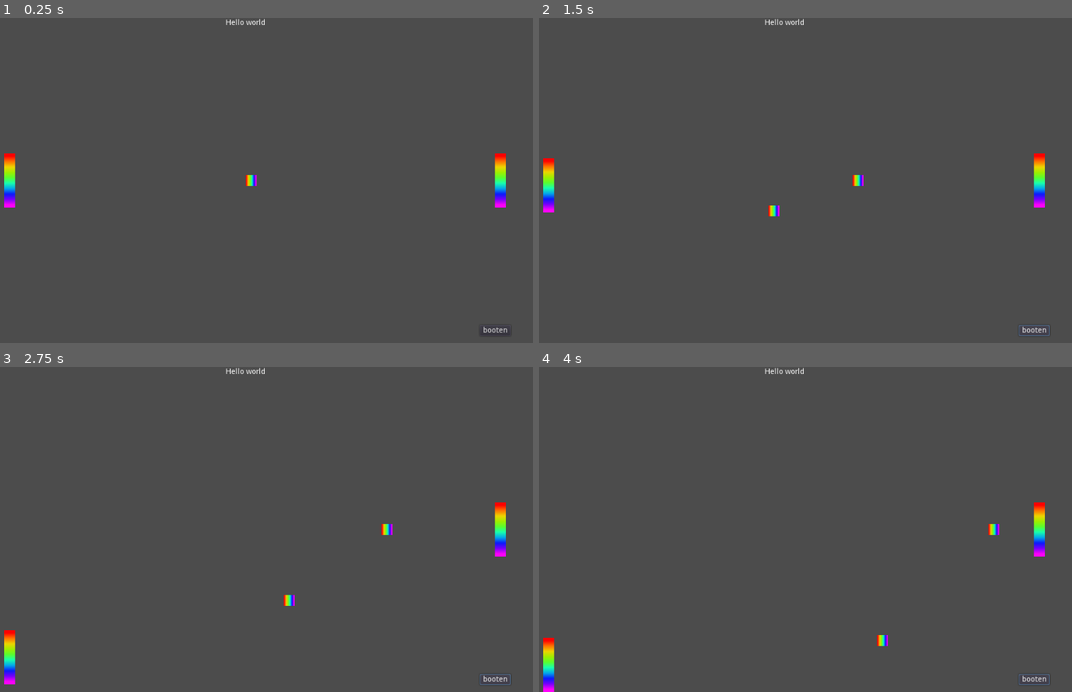
Above: before the commit, frames 1-4 (two rows, left to right).
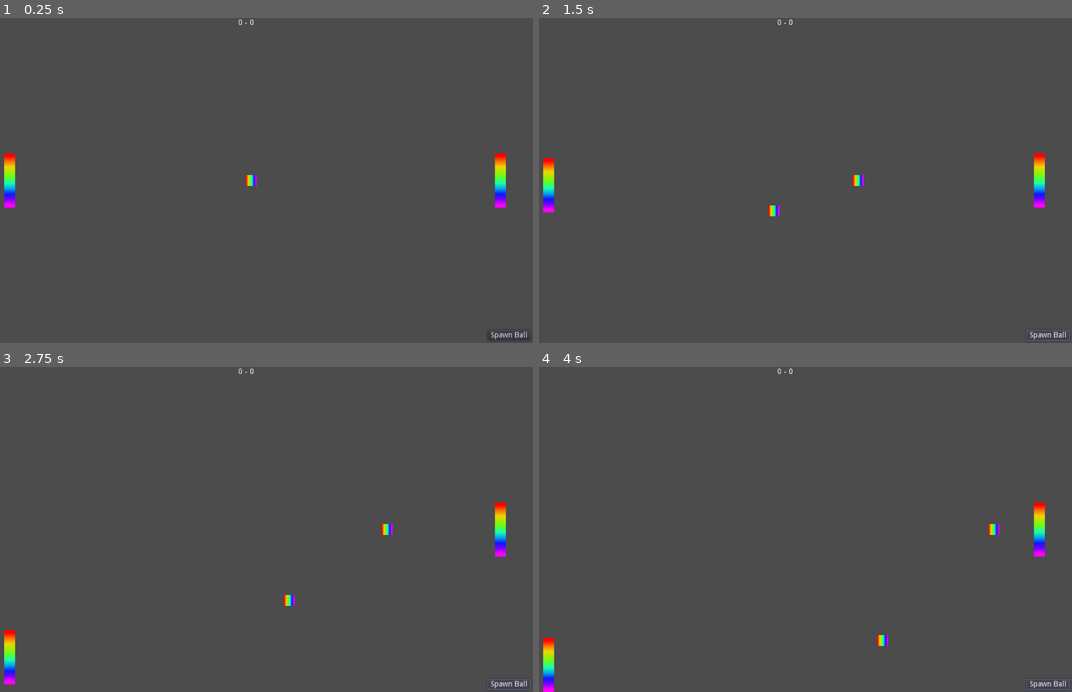
Above: after the commit, the same moments.

Repository: ricekab/godot-pongclone
Game: Godot game, scene res://scenes/game.tscn
Two runs of this game, one before a commit and one after it. Both use one fixed random seed, a clock stepped at 60 frames per second and the inputs below.
Inputs:
- Up to frame 1 (0.25 s): no input
- Up to frame 2 (1.5 s): click "booten" (after the commit: "Spawn Ball") at 0.5 s; hold Right (ui_right) from 1.28 s (still down)
- Up to frame 3 (2.75 s): release Right (ui_right) at 2.03 s; hold Left (ui_left) from 2.03 s (still down)
- Up to frame 4 (4 s): release Left (ui_left) at 2.78 s; hold Right (ui_right) from 2.78 s (still down)

The runs differ from the first frame. In frame 1, 0.2% of the frame differs, in the area x 42-100%, y 0-100%; in frame 2, 0.2%; in frame 3, 0.2%; in frame 4, 0.2%.

Commit message:
Added score text in UI, responding to score_changed signal

Diff:
--- a/entities/game_ui.gd
+++ b/entities/game_ui.gd
@@ -1,16 +1,12 @@
 extends Control
-
-
-# Declare member variables here. Examples:
-# var a = 2
-# var b = "text"
 
 signal btn_pressed
 
+onready var scoreLabel = $score
 
 # Called when the node enters the scene tree for the first time.
 func _ready():
-	pass # Replace with function body.
+	scoreLabel.text = "0 - 0"
 
 
 # Called every frame. 'delta' is the elapsed time since the previous frame.
@@ -19,3 +15,7 @@
 
 func _on_button_pressed():
 	emit_signal('btn_pressed')
+
+
+func _on_game_root_score_changed(left_score, right_score):
+	scoreLabel.text = "{0} - {1}".format([left_score, right_score])
--- a/entities/game_ui.tscn
+++ b/entities/game_ui.tscn
@@ -8,18 +8,18 @@
 script = ExtResource( 1 )
 
 [node name="score" type="Label" parent="."]
-margin_left = 458.0
+margin_left = 481.0
 margin_top = 2.0
-margin_right = 531.0
+margin_right = 554.0
 margin_bottom = 16.0
 rect_pivot_offset = Vector2( 0, -1 )
-text = "Hello world"
+text = "Score here"
 
 [node name="button" type="Button" parent="."]
-margin_left = 926.0
-margin_top = 567.0
-margin_right = 983.0
-margin_bottom = 587.0
-text = "booten"
+margin_left = 940.0
+margin_top = 576.0
+margin_right = 1020.0
+margin_bottom = 596.0
+text = "Spawn Ball"
 
 [connection signal="pressed" from="button" to="." method="_on_button_pressed"]
--- a/scenes/game.tscn
+++ b/scenes/game.tscn
@@ -55,6 +55,7 @@
 [node name="right_score_area" parent="." instance=ExtResource( 6 )]
 position = Vector2( 1044, 4 )
 
+[connection signal="score_changed" from="." to="game_ui" method="_on_game_root_score_changed"]
 [connection signal="btn_pressed" from="game_ui" to="." method="_on_game_ui_btn_pressed"]
 [connection signal="body_entered" from="left_score_area" to="." method="_on_left_score_area_body_entered"]
 [connection signal="body_entered" from="right_score_area" to="." method="_on_right_score_area_body_entered"]
Not shown, changed: README.md
